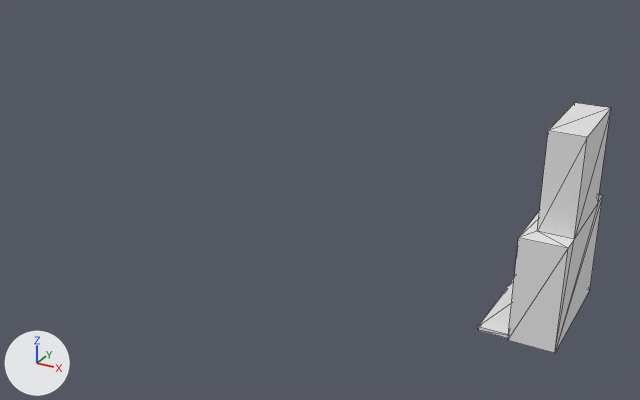
Two versions of the glTF model game/assets/models/interior/hesta_bell_house/hesta_bell_house_masonry.glb, one commit apart.
Both versions are drawn from a 50 mm camera at (6.31, -12.7, 6.15) aimed at (0.92, -2.89, 1.25). The axes (+X, +Y, +Z) are drawn at lower left. The lights are the same throughout. The older version comes first. Mesh edges are drawn as thin lines. Vertices at exactly the same position are counted once.

Names of what the first picture shows: 'masonry'.
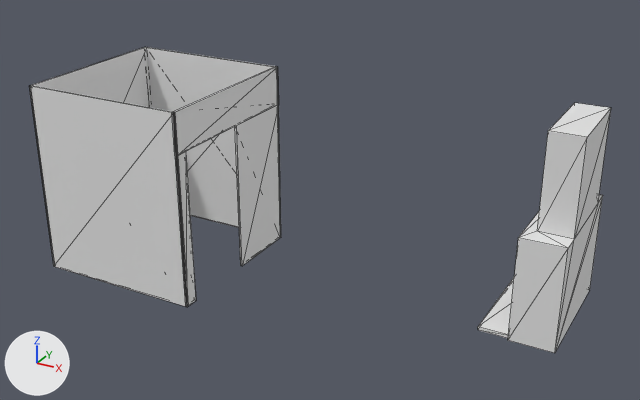
The newer file is also turned or shifted as a whole; pictures and numbers use the older file's frame.

Location of each change, [x1, y1, x2, y2] in pixels of the pictures (640 x 400 px):
'masonry', reshaped (335% wider, 22% taller): before [478, 103, 611, 353]; after [29, 47, 611, 353]
part 1 of me_masonry, added: after [29, 47, 281, 307]

What changed in the scene script:
```text
Change me_masonry:
    used by ob_masonry; location = (0.0, 0.0, 0.0)
    remove me_masonry.from_pydata(...)  # 44 vertices, 80 faces; spans x 3.35..4.37, y -3.13..-1.33, z 0.0..2.74
    add me_masonry.from_pydata(...)  # 80 vertices, 152 faces; spans x -2.72..4.37, y -4.42..-1.33, z 0.0..2.75
    me_masonry part 1: a new loose piece of 36 vertices spanning x -2.72..-0.29, y -4.42..-1.96, z 0.0..2.75
```
